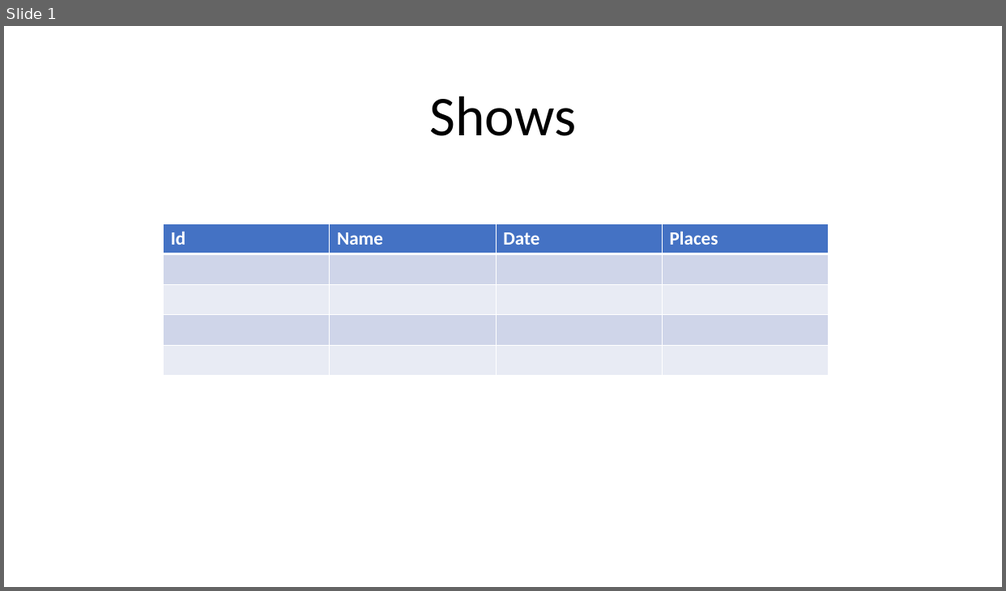
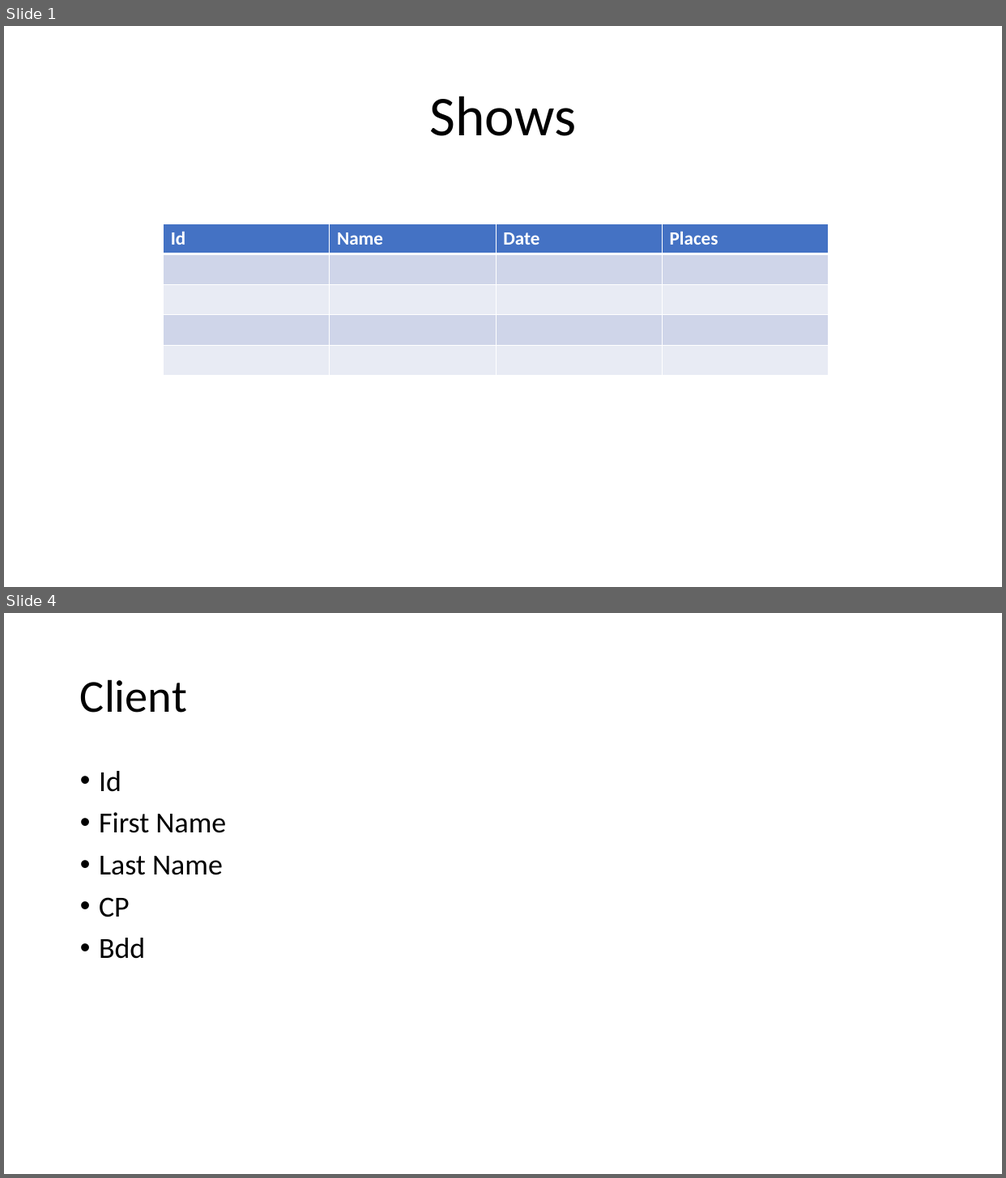
Before and after one commit to Azkron/ReservationManager, a slide deck: SCREENS.pptx. Shown one above the other, each under a label of ours: slide 1 before the commit, slides 1 and 4 after it; the slides between them are not shown. The pictures are 1006x591 and 1006x1178 pixels, drawn with LibreOffice and Linux fonts; fonts in the diff are those of the drawing. Boxes give left, top, right and bottom in pixels: in the first picture for what was removed or moved away, otherwise in the second. Text is boxed around its words. In the diff, an @@ line names an element or a change of style, - is before the commit and + after.

```diff
--- a/SCREENS.pptx
+++ b/SCREENS.pptx
@@ slide 4 added at (4,613,1002,1174), background #FFFFFF @@
@@ title added at (80,679,187,713), 44 pt, text #000000 @@
+Client
@@ text added at (99,771,226,959), 28 pt, text #000000 @@
+• Id
+• First Name
+• Last Name
+• CP
+• Bdd
```
Also in this commit, not shown: 2 slides changed, 7 other files.
